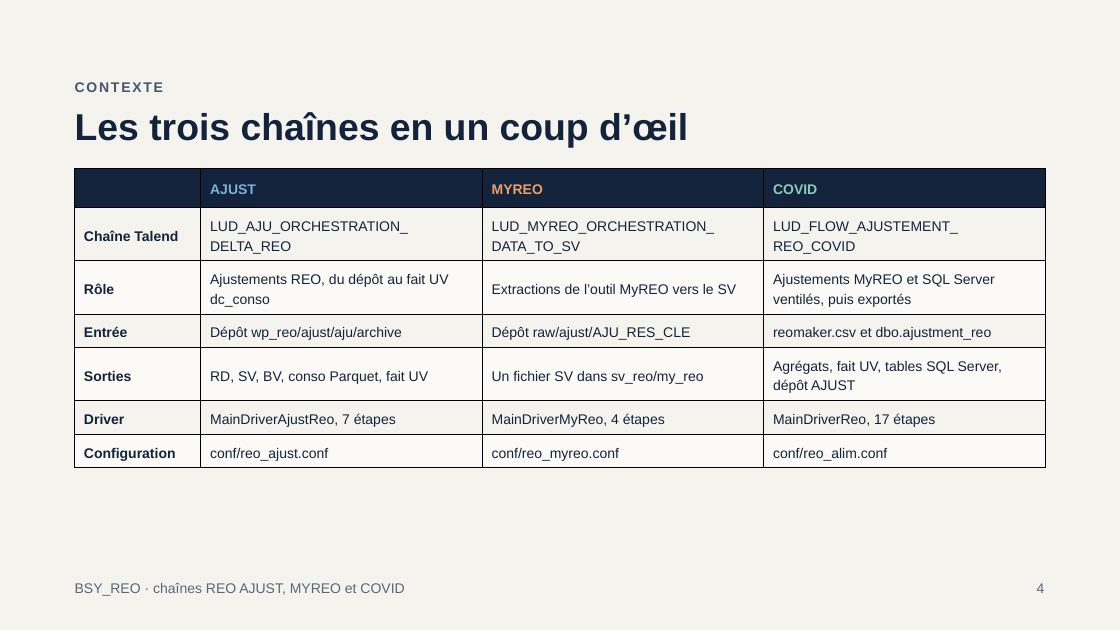
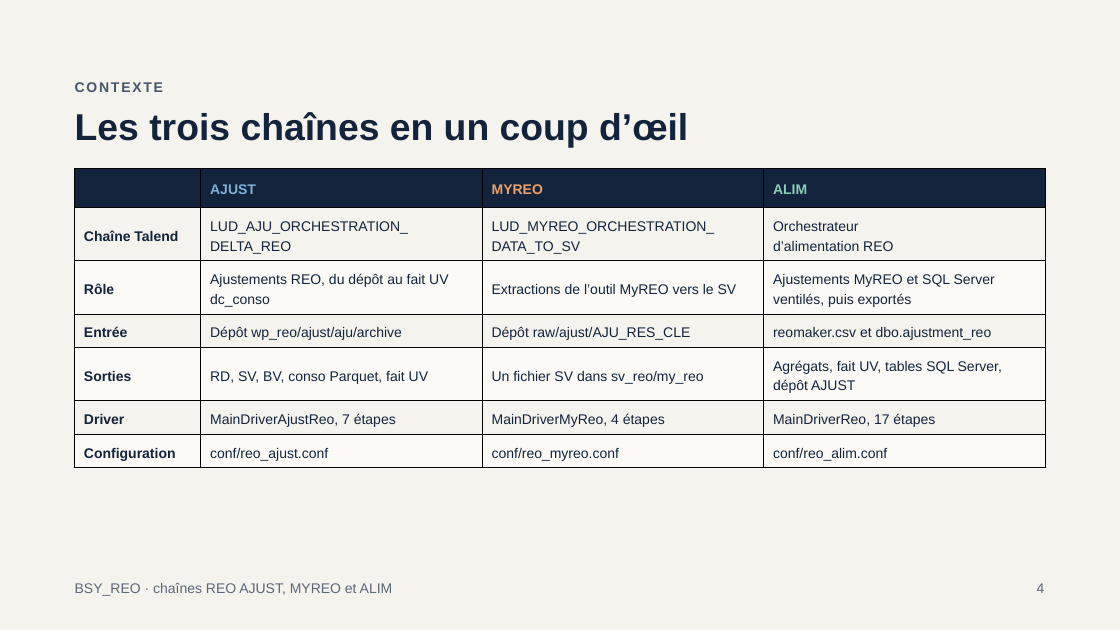
Before and after one commit to mlamouchi001/REO_SCALA, a slide deck: slide 4 of docs/Presentation_BSY_REO.pptx. Drawn at 1120x630 pixels with LibreOffice and Linux fonts; fonts in the diff are those of the drawing. Boxes give left, top, right and bottom in pixels: in the first picture for what was removed or moved away, otherwise in the second. Text is boxed around its words. In the diff, an @@ line names an element or a change of style, - is before the commit and + after.

Commit message:
Suppression du mot Covid : chaine renommee ALIM dans le code, les fichiers et la documentation
- classes, fichiers et tests : Covid -> Alim (AlimReoRunner, FetchSourceAlimReo, MainMapperAlim*, ViewsAlimReo...)
- bin/run_reo.sh : chaine alim (au lieu de covid)
- conf/reo_alim.conf : cles ALIM_RUBRIQUE, ALIM_DIM_SUPERVISION, ALIM_DIM_CONVERSION
- docs : ANALYSE_TALEND_ALIM_REO.md, presentation regeneree

```diff
--- a/docs/Presentation_BSY_REO.pptx
+++ b/docs/Presentation_BSY_REO.pptx
@@ table at bbox=[75, 168, 1045, 465] @@
-row 1, column 4: COVID
+row 1, column 4: ALIM
-row 2, column 4: LUD_FLOW_AJUSTEMENT_ / REO_COVID
+row 2, column 4: Orchestrateur / d’alimentation REO
@@ text at bbox=[75, 583, 393, 596]: text changed @@
-BSY_REO · chaînes REO AJUST, MYREO et COVID
+BSY_REO · chaînes REO AJUST, MYREO et ALIM
```
Also in this commit, not shown: 23 other slides changed, 40 other files.
